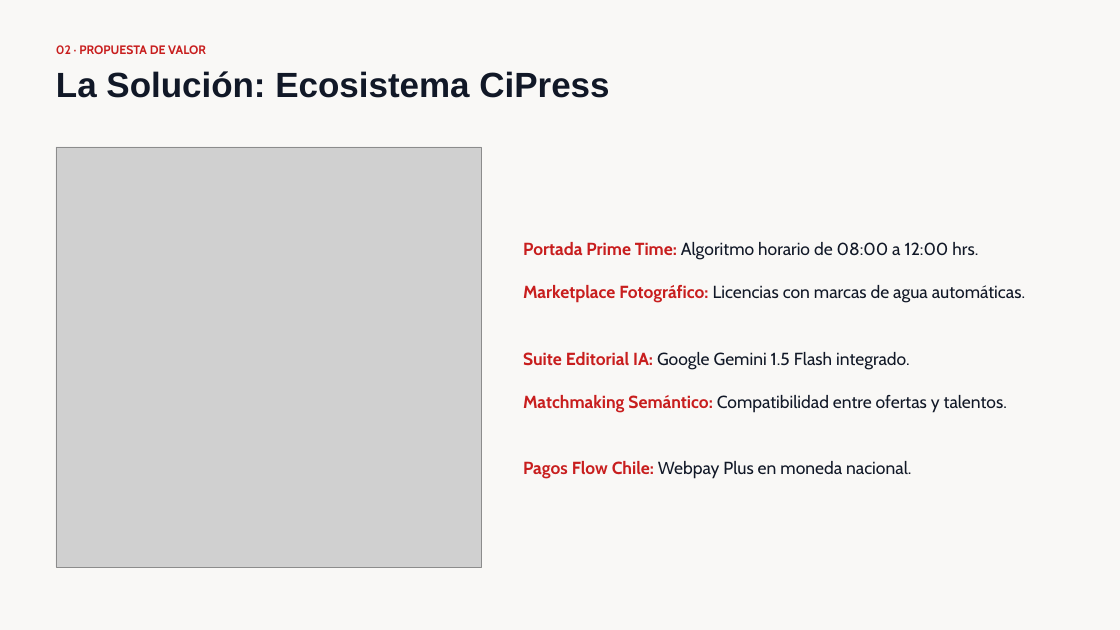
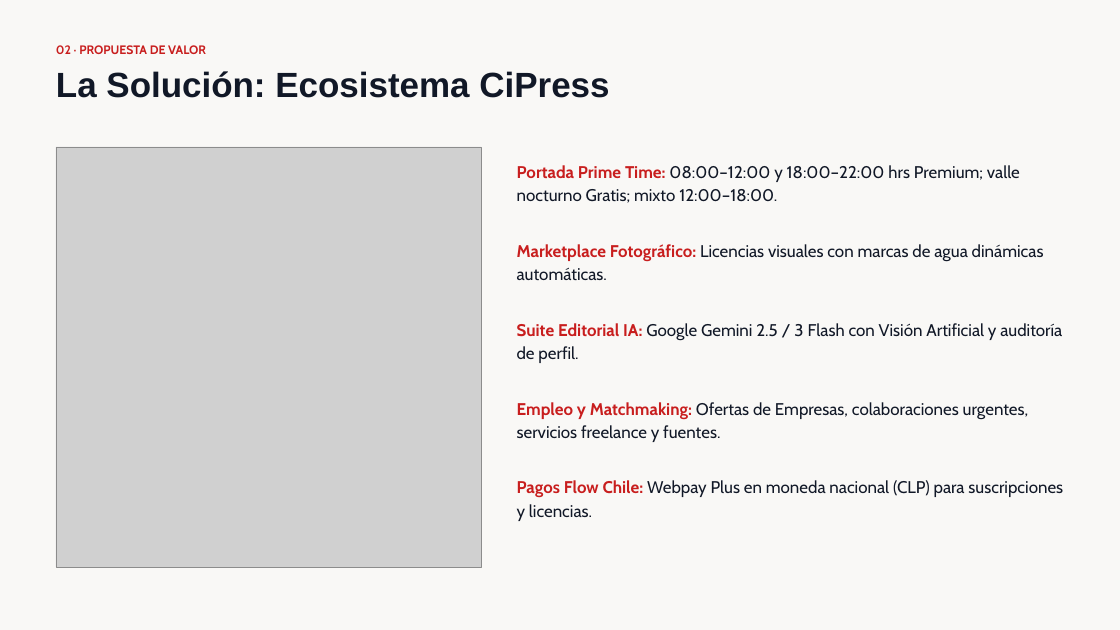
Before and after one commit to Benjamin-Duoc/CAPSTONEV2, a slide deck: slide 4 of Fase 3/Presentacion fase 3.pptx. Drawn at 1120x630 pixels with LibreOffice and Linux fonts; fonts in the diff are those of the drawing; grey boxes stand for pictures. Boxes give left, top, right and bottom in pixels: in the first picture for what was removed or moved away, otherwise in the second. Text is boxed around its words. In the diff, an @@ line names an element or a change of style, - is before the commit and + after.

```diff
--- a/Fase 3/Presentacion fase 3.pptx
+++ b/Fase 3/Presentacion fase 3.pptx
@@ text at box(517, 165, 1020, 203): text changed; size 15 to 14.5 pt @@
-Portada Prime Time: Algoritmo horario de 08:00 a 12:00 hrs.
+Portada Prime Time: 08:00–12:00 y 18:00–22:00 hrs Premium; valle nocturno Gratis; mixto 12:00–18:00.
@@ text at box(517, 244, 1044, 280): text changed; size 15 to 14.5 pt @@
-Marketplace Fotográfico: Licencias con marcas de agua automáticas.
+Marketplace Fotográfico: Licencias visuales con marcas de agua dinámicas automáticas.
@@ text at box(517, 323, 1062, 363): text changed; size 15 to 14.5 pt @@
-Suite Editorial IA: Google Gemini 1.5 Flash integrado.
+Suite Editorial IA: Google Gemini 2.5 / 3 Flash con Visión Artificial y auditoría de perfil.
@@ text at box(517, 402, 1029, 442): text changed; size 15 to 14.5 pt @@
-Matchmaking Semántico: Compatibilidad entre ofertas y talentos.
+Empleo y Matchmaking: Ofertas de Empresas, colaboraciones urgentes, servicios freelance y fuentes.
@@ text at box(517, 480, 1063, 521): text changed; size 15 to 14.5 pt @@
-Pagos Flow Chile: Webpay Plus en moneda nacional.
+Pagos Flow Chile: Webpay Plus en moneda nacional (CLP) para suscripciones y licencias.
```
Also in this commit, not shown: 6 other slides changed, 2 slides added, 8 other files.
